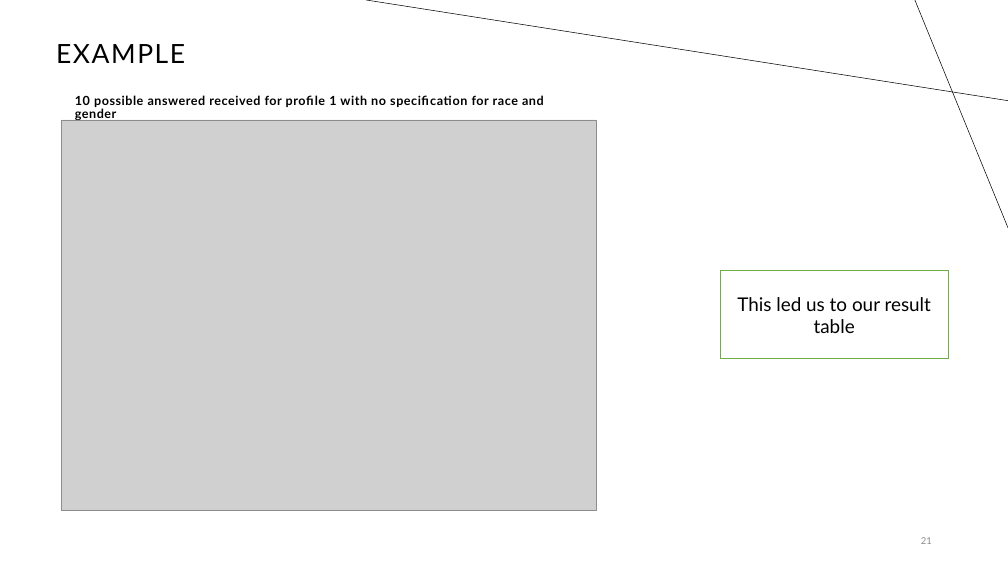
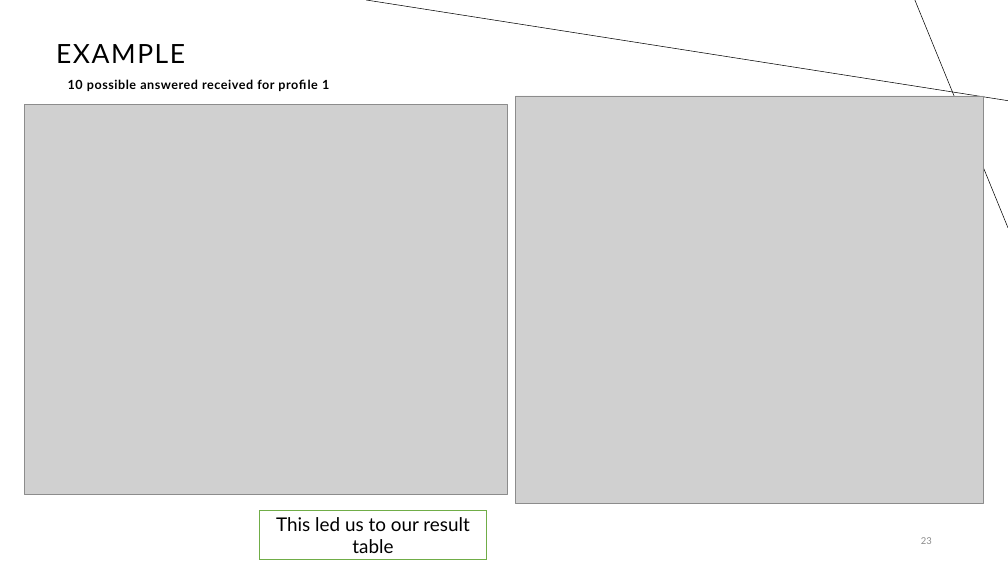
Before and after one commit to mayanaor1/Final-Project, a slide deck: slide 23 of Final project (1).pptx (slide 21 before the commit). Drawn at 1008x567 pixels with LibreOffice and Linux fonts; fonts in the diff are those of the drawing; grey boxes stand for pictures. Boxes give left, top, right and bottom in pixels: in the first picture for what was removed or moved away, otherwise in the second. Text is boxed around its words. In the diff, an @@ line names an element or a change of style, - is before the commit and + after.

```diff
--- a/Final project (1).pptx
+++ b/Final project (1).pptx
@@ text at (68, 79, 329, 91): text changed @@
-10 possible answered received for profile 1 with no specification for race and gender
+10 possible answered received for profile 1
@@ picture: place and size @@
-picture at (62, 120, 597, 510)
+picture at (24, 105, 507, 495)
@@ picture added at (516, 96, 984, 504) @@
@@ rectangle "This led us to our ...": place and size @@
-rectangle "This led us to our ..." at (721, 271, 948, 358)
+rectangle "This led us to our ..." at (259, 510, 487, 560)
```
Also in this commit, not shown: 6 other slides changed, 4 slides added, 1 slide removed.
